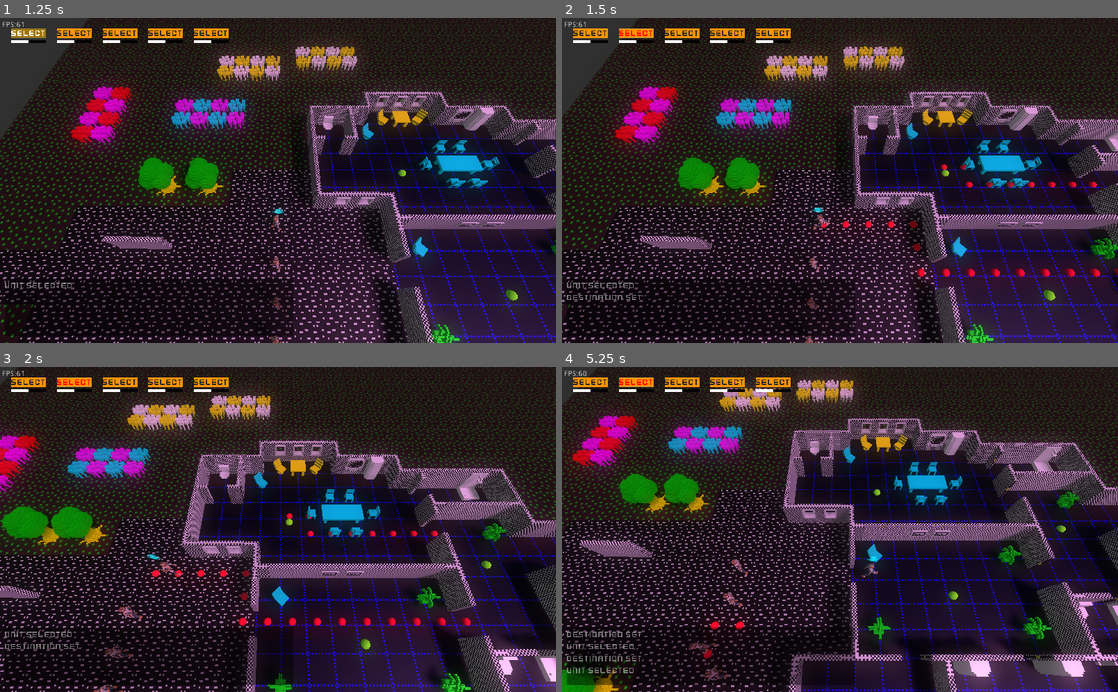
Above: before the commit, frames 1-4 (two rows, left to right).
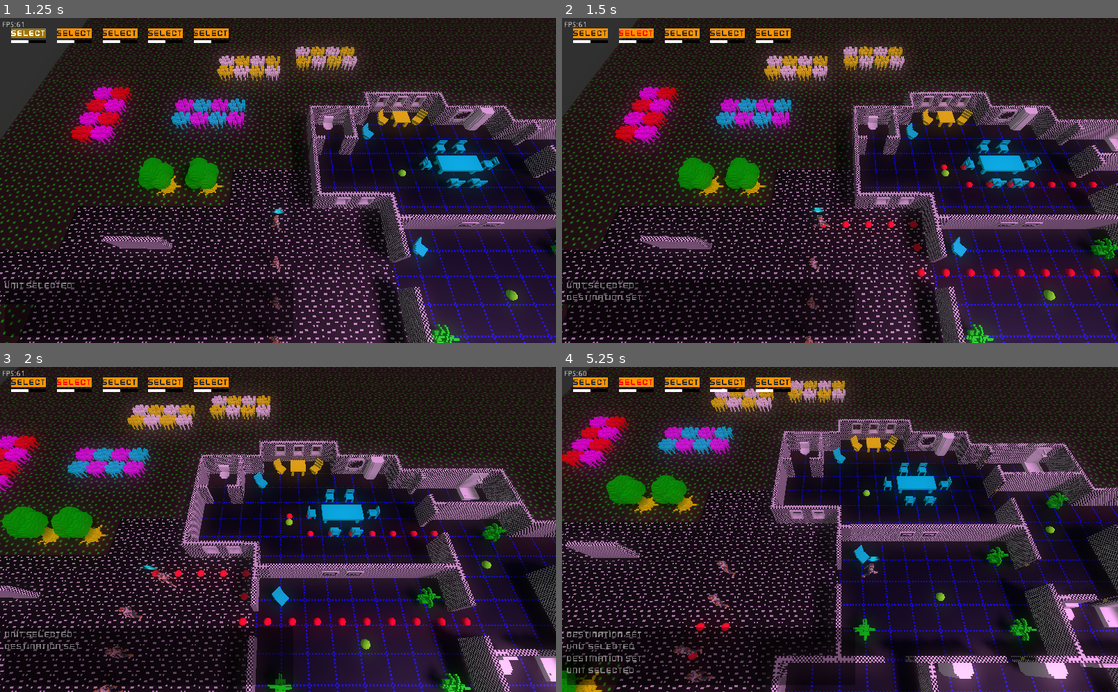
Above: after the commit, the same moments.

Repository: SteveSmith16384/LaserFodder
Game: Godot game, scene res://Main.tscn
Same seed, same stepped clock (60 frames per second), same inputs: the game is played once before the commit and once after it.
Inputs (mouse positions are in pixels of both pictures, inside the frame that each line leads up to):
- Up to frame 1 (1.25 s): click "Select" at 0.5 s
- Up to frame 2 (1.5 s): move the mouse to (962, 164) at 1.27 s; hold Right (ui_right) from 1.28 s (still down); tap 1 (unit_1) at 1.35 s; click (962, 164) at 1.42 s
- Up to frame 3 (2 s): keep holding Right (ui_right)
- Up to frame 4 (5.25 s): move the mouse to (728, 545) at 2.02 s; release Right (ui_right) at 2.03 s; hold Down (ui_down) 2.03-2.78 s; tap one key every 0.75 s from 2.1 s: 2 (unit_2) 3 (unit_3) 4 (unit_4) 5 (unit_5) 1 (unit_1); move the mouse to (895, 458) at 2.77 s; hold Right (ui_right) 2.78-3.53 s; move the mouse to (812, 594) at 3.52 s; hold Up (ui_up) 3.53-4.28 s; click (812, 594) at 3.67 s; move the mouse to (1006, 578) at 4.27 s; hold Left (ui_left) from 4.28 s (still down); move the mouse to (673, 480) at 5.02 s

Frame 1 is identical in both runs. In frame 2, less than 0.1% of the frame differs, in the area x 45-49%, y 58-65%; in frame 3, 0.2%; in frame 4, 34%, in the area x 0-100%, y 0-100%.

Commit message:
Improved A*

Diff:
--- a/src/PlayerUnit.gd
+++ b/src/PlayerUnit.gd
@@ -32,9 +32,14 @@
 	pass
 
 
-func can_see(target:Spatial):
+func can_see_target(target:Spatial):
 	var can_see = $CheckCanSeeRay.can_see_target(target)
 	return can_see
+
+
+func can_see_point(point:Vector3) -> bool:
+	var can_see = $CheckCanSeeRay.can_see_point(point - self.translation)
+	return can_see == null
 
 
 func set_label(i:int):
--- a/src/Scenery/Bed.tscn
+++ b/src/Scenery/Bed.tscn
@@ -7,6 +7,7 @@
 extents = Vector3( 1.42892, 0.428956, 0.617249 )
 
 [node name="Bed" type="StaticBody"]
+collision_layer = 3
 
 [node name="MeshInstance" type="MeshInstance" parent="."]
 transform = Transform( 1, 0, 0, 0, 1, 0, 0, 0, 1, 0.538297, 0, -1.33085 )
--- a/src/Scenery/Generator.tscn
+++ b/src/Scenery/Generator.tscn
@@ -7,6 +7,7 @@
 extents = Vector3( 0.742042, 0.36572, 0.439924 )
 
 [node name="Generator" type="StaticBody"]
+collision_layer = 3
 
 [node name="MeshInstance" type="MeshInstance" parent="."]
 transform = Transform( 1, 0, 0, 0, 1, 0, 0, 0, 1, 1.26356, 0, -1.54761 )
--- a/src/Scenery/Sideboard2.tscn
+++ b/src/Scenery/Sideboard2.tscn
@@ -7,6 +7,7 @@
 extents = Vector3( 0.501794, 1, 0.353304 )
 
 [node name="Sideboard2" type="StaticBody"]
+collision_layer = 3
 
 [node name="MeshInstance" type="MeshInstance" parent="."]
 transform = Transform( 1, 0, 0, 0, 1, 0, 0, 0, 1, 1.49514, 0, -1.63851 )
--- a/src/SternersHouse.gd
+++ b/src/SternersHouse.gd
@@ -1,7 +1,7 @@
 extends Spatial
 
 func _ready():
-	$GenerateAStar.generate_astar(1.6)#3.2)#1.6, -8, 34, 25, 3.2)
+	$GenerateAStar.generate_astar(1.6)
 
 	place_droids()
 	place_sterner()
--- a/src/components/CheckCanSeeRay.gd
+++ b/src/components/CheckCanSeeRay.gd
@@ -8,7 +8,7 @@
 
 
 func can_see_target(target: Spatial):
-	var hit = can_see_point(target.translation)
+	var hit = can_see_point(target.translation - self.translation)
 	return hit == target or hit == null
 
 
--- a/src/systems/PlayerAISystem.gd
+++ b/src/systems/PlayerAISystem.gd
@@ -34,7 +34,7 @@
 			can_shoot.current_target = null
 			return
 
-		var can_see = player.can_see(can_shoot.current_target)
+		var can_see = player.can_see_target(can_shoot.current_target)
 		if can_see:
 			player.turn_to_face(can_shoot.current_target)
 
@@ -65,6 +65,12 @@
 		return
 
 	var next_dest: Vector3 = can_move.route_points[can_move.route_index]
+
+	if can_move.route_index + 1 < can_move.route_points.size():
+		if player.can_see_point(can_move.route_points[can_move.route_index+1]):
+			can_move.route_index += 1
+			next_dest = can_move.route_points[can_move.route_index]
+
 	next_dest.y = player.translation.y
 
 	var dir:Vector3 = next_dest - player.translation
@@ -94,7 +100,7 @@
 
 	var enemy_units = get_tree().get_nodes_in_group("enemy")
 	for enemy_unit in enemy_units:
-		var can_see:bool = entity.can_see(enemy_unit)
+		var can_see:bool = entity.can_see_target(enemy_unit)
 		if can_see:
 			var cbs = enemy_unit.get_node("CanBeShot")
 			if cbs.killed:
